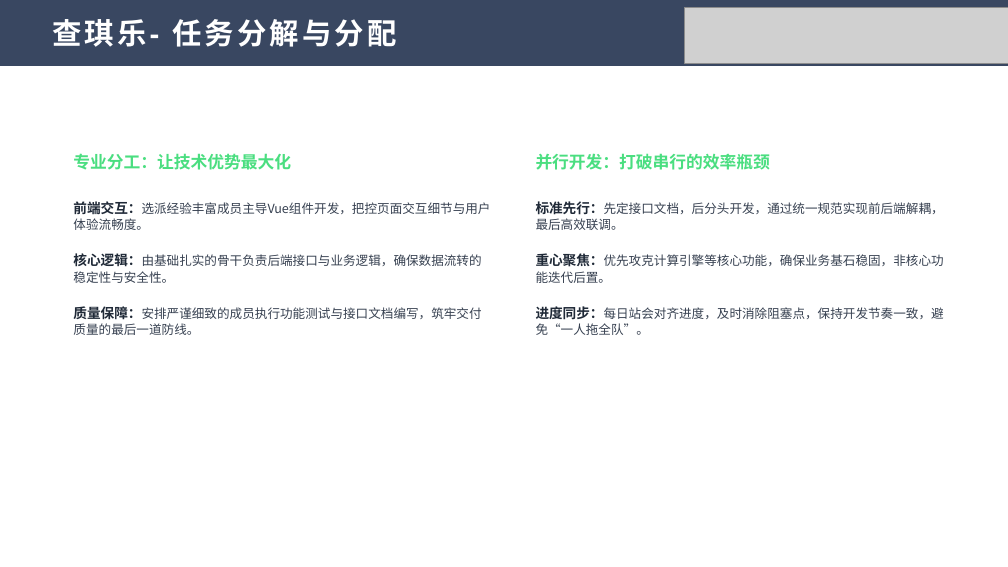
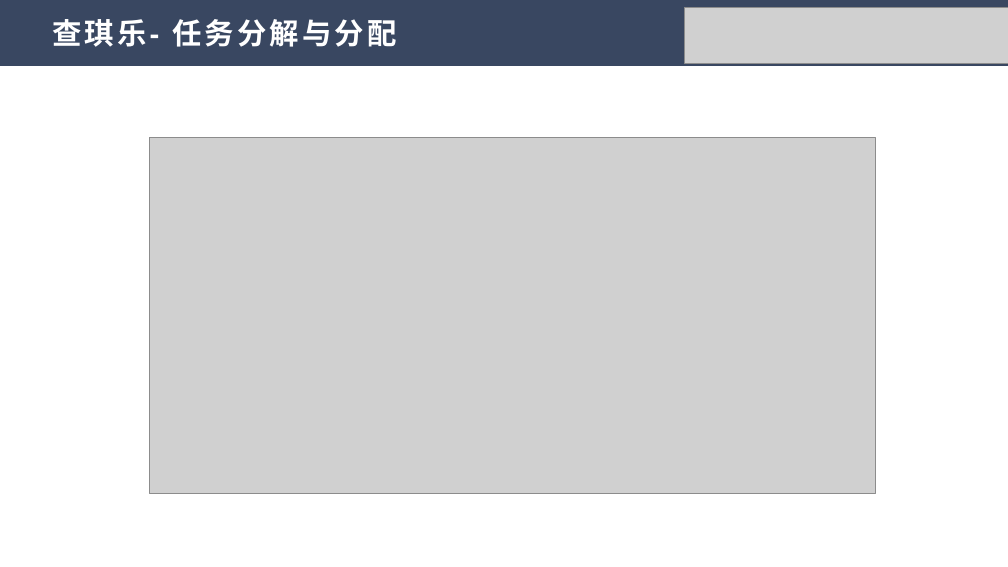
Before and after one commit to iconle/kaiyuan_soft, a slide deck: slide 5 of PPT/开源软件通识-第十八周汇报.pptx. Drawn at 1008x567 pixels with LibreOffice and Linux fonts; fonts in the diff are those of the drawing; grey boxes stand for pictures. Boxes give left, top, right and bottom in pixels: in the first picture for what was removed or moved away, otherwise in the second. Text is boxed around its words. In the diff, an @@ line names an element or a change of style, - is before the commit and + after.

```diff
--- a/PPT/开源软件通识-第十八周汇报.pptx
+++ b/PPT/开源软件通识-第十八周汇报.pptx
@@ picture added at [150, 138, 876, 494] @@
@@ text removed at [73, 153, 291, 170] @@
-专业分工：让技术优势最大化
@@ text removed at [536, 153, 770, 170] @@
-并行开发：打破串行的效率瓶颈
@@ text removed at [73, 201, 491, 230] @@
-前端交互：选派经验丰富成员主导Vue组件开发，把控页面交互细节与用户体验流畅度。
@@ text removed at [536, 201, 944, 230] @@
-标准先行：先定接口文档，后分头开发，通过统一规范实现前后端解耦，最后高效联调。
@@ text removed at [73, 253, 482, 283] @@
-核心逻辑：由基础扎实的骨干负责后端接口与业务逻辑，确保数据流转的稳定性与安全性。
@@ text removed at [536, 253, 944, 283] @@
-重心聚焦：优先攻克计算引擎等核心功能，确保业务基石稳固，非核心功能迭代后置。
@@ text removed at [73, 306, 482, 335] @@
-质量保障：安排严谨细致的成员执行功能测试与接口文档编写，筑牢交付质量的最后一道防线。
@@ text removed at [536, 306, 944, 335] @@
-进度同步：每日站会对齐进度，及时消除阻塞点，保持开发节奏一致，避免“一人拖全队”。
```
Also in this commit, not shown: 2 other slides changed, 8 other files.
